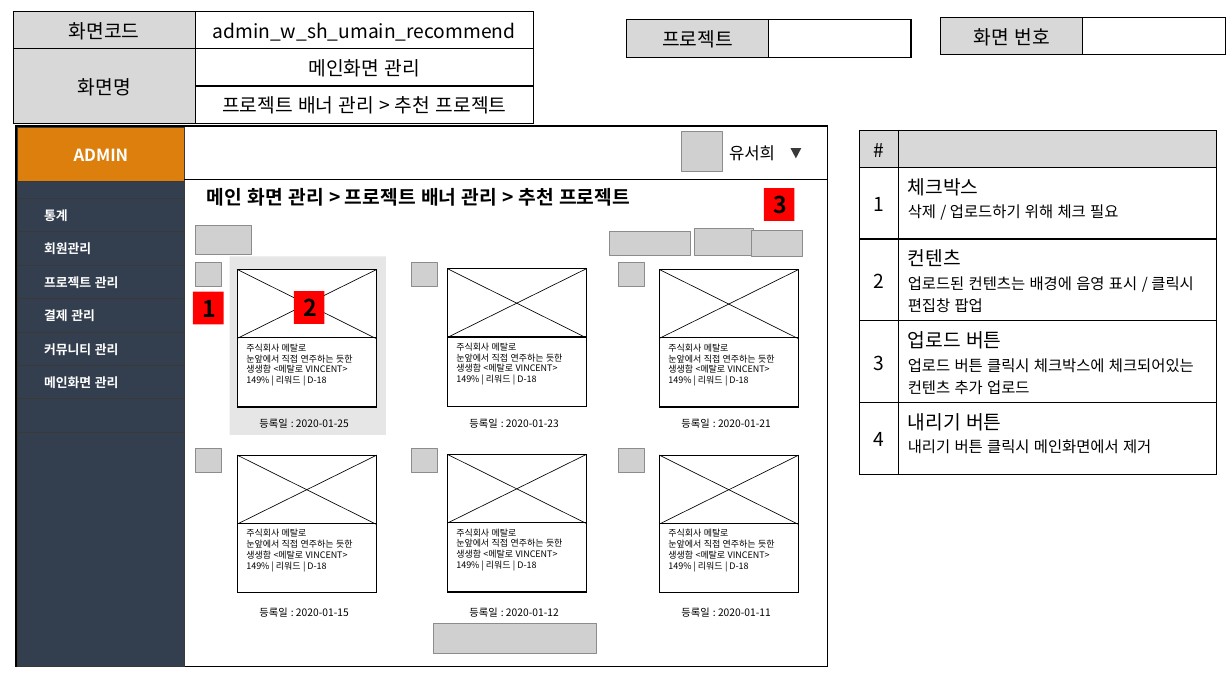
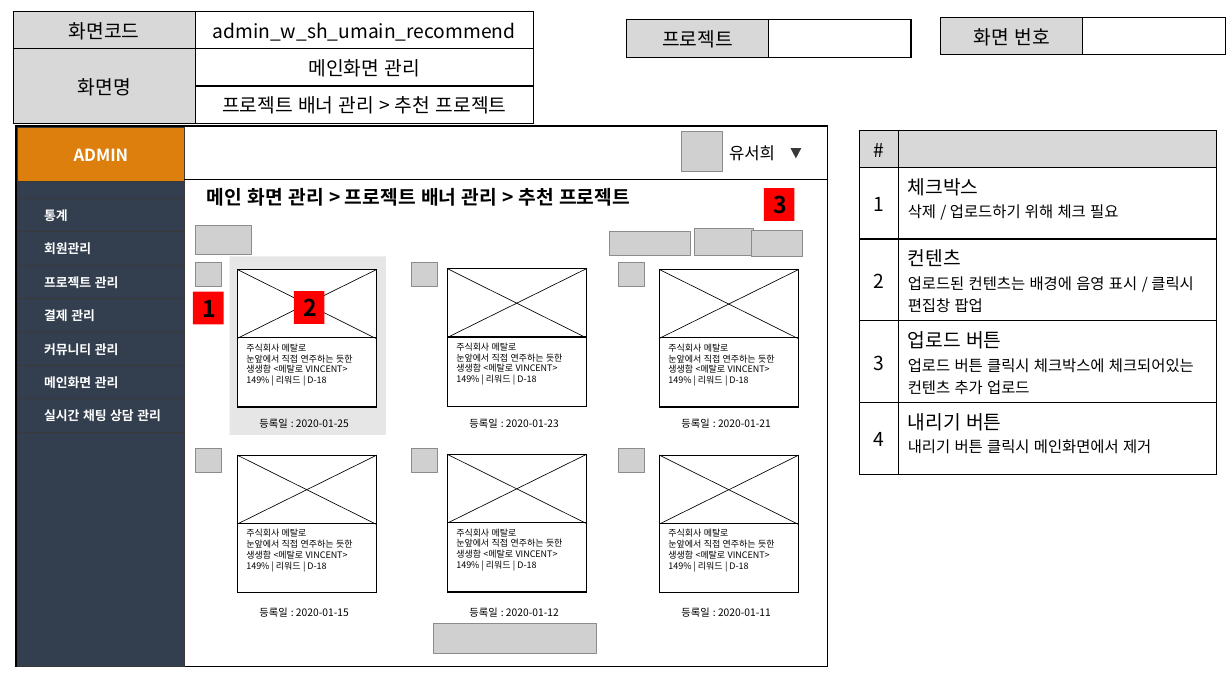
Before and after one commit to ezenteam2/EzenCrowdFunding, a slide deck: slide 15 of project03 화면설계서/project03 - 화면 설계서 - 서희.pptx. Drawn at 1232x693 pixels with LibreOffice and Linux fonts; fonts in the diff are those of the drawing; grey boxes stand for pictures. Boxes give left, top, right and bottom in pixels: in the first picture for what was removed or moved away, otherwise in the second. Text is boxed around its words. In the diff, an @@ line names an element or a change of style, - is before the commit and + after.

```diff
--- a/project03 화면설계서/project03 - 화면 설계서 - 서희.pptx
+++ b/project03 화면설계서/project03 - 화면 설계서 - 서희.pptx
@@ table at [17, 128, 185, 666] @@
+row 9: 실시간 채팅 상담 관리
-row 10: 
```
Also in this commit, not shown: 7 other slides changed, 1 other file.
